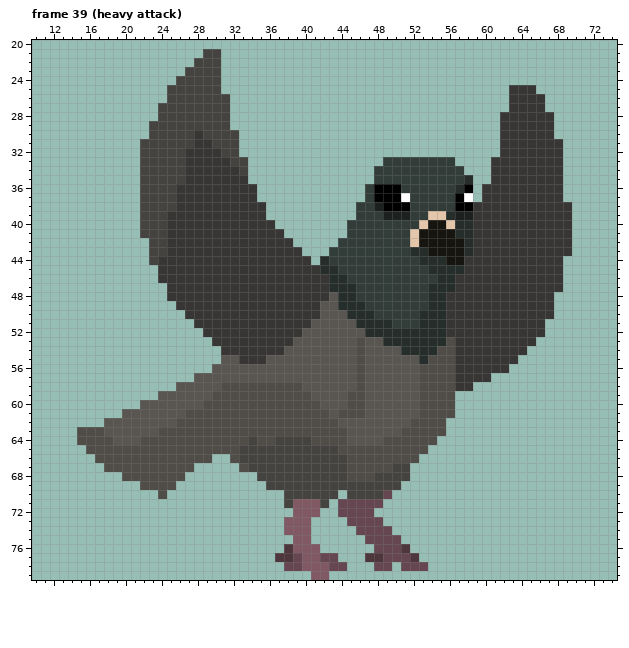
A pixel-art file gets an edit: Assets/Sprites/Characters/Enemies/Pigeons/Standard/Pigeon.aseprite. Above: the version before the commit.
80x80 pixels, 54 frames. Shown: frame 39 (heavy attack): x 10..74, y 20..79. The commit also changed other frames, which this record leaves out.
New version:
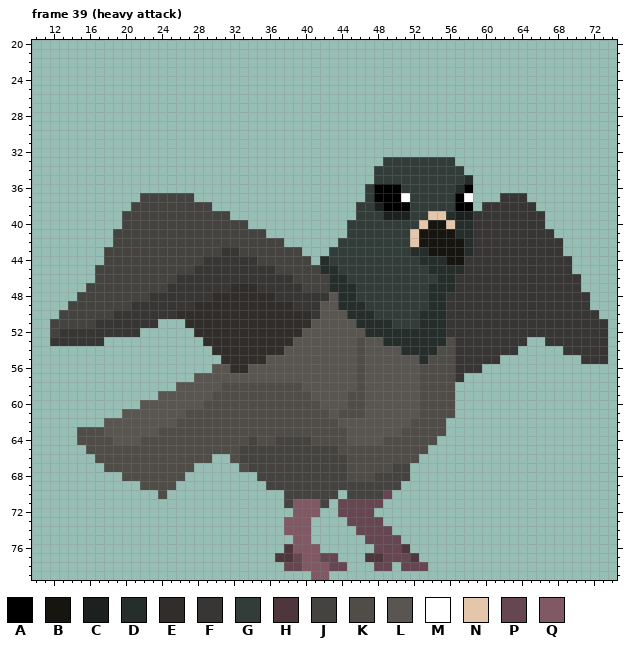
Palette (. is transparent): A #000000  B #17150f  C #1c2120  D #262e2b  E #302d2b  F #383634  G #323c39  H #4d363c  J #454340  K #504d49  L #595652  M #ffffff  N #e4c6aa  P #664751  Q #805965
Difference:
Frame 39 (heavy attack), layers "asa frente", "asa atras":
There is now colour E in row 50 at x 26; in row 51 at x 27; in row 52 at x 28; in row 53 at x 29; in row 54 at x 30.
The edit turns colour F into colour E in row 47 at x 32 to 34; in row 48 at x 30 to 36; in row 49 at x 28 to 38; in row 50 at x 27 to 40; in row 51 at x 28 to 40; in row 52 at x 29 to 39.
The edit turns colour F into colour E in row 53 at x 30 to 38; in row 54 at x 31 to 37; in row 55 at x 33 to 35.
The edit turns colour L into colour E in row 55 at x 31 to 32; in row 56 at x 32 to 33.
There is now colour F in rows 44 to 45 at x 69; in rows 46 to 47 at x 69 to 70; in row 48 at x 23 to 24 and 68 to 71; in row 49 at x 21 to 25 and 68 to 71; in row 50 at x 19 to 25 and 68 to 72; in row 51 at x 17 to 23 and 67 to 73.
There is now colour F in row 52 at x 13 to 21 and 67 to 73; in row 53 at x 12 to 17 and 67 to 73; in row 54 at x 69 to 73; in row 55 at x 71 to 73.
There is now colour J in row 38 at x 21; in rows 39 to 40 at x 20 to 21; in row 41 at x 19 to 21; in row 42 at x 19 to 22; in rows 43 to 44 at x 18 to 22; in rows 45 to 46 at x 17 to 23.
There is now colour J in row 47 at x 16 to 24; in row 48 at x 15 to 22; in row 49 at x 14 to 20; in row 50 at x 13 to 18; in row 51 at x 12 to 16; in row 52 at x 12.
The edit turns colour F into colour J in row 37 at x 26 to 27; in row 38 at x 26 to 29; in row 39 at x 25 to 31; in row 40 at x 25 to 33; in row 41 at x 25 to 35; in row 42 at x 25 to 37.
The edit turns colour F into colour J in row 43 at x 25 to 30 and 33 to 39; in row 44 at x 24 to 28 and 35 to 40; in row 45 at x 24 to 27 and 37 to 41; in row 46 at x 24 to 25 and 39 to 42; in row 47 at x 40 to 42.
The edit erases colour F in row 25 at x 63 to 65; in rows 26 to 27 at x 63 to 66; in rows 28 to 29 at x 62 to 67; in row 30 at x 28 and 62 to 67; in row 31 at x 28 to 29 and 62 to 68; in row 32 at x 27 to 30 and 62 to 68.
The edit erases colour F in row 33 at x 27 to 31 and 61 to 68; in row 34 at x 27 to 32 and 61 to 68; in row 35 at x 27 to 33 and 61 to 68; in row 36 at x 26 to 34 and 60 to 68; in row 37 at x 28 to 34, 60 to 61 and 65 to 68; in row 38 at x 30 to 35, 59 and 66 to 69.
The edit erases colour F in row 39 at x 32 to 35 and 67 to 69; in row 40 at x 34 to 36 and 67 to 69; in row 41 at x 36 to 37 and 68 to 69; in row 42 at x 38 and 69; in row 43 at x 69; in row 53 at x 65.
The edit erases colour F in row 54 at x 64; in row 55 at x 62 to 63; in row 56 at x 60 to 62; in row 57 at x 58 to 60; in row 58 at x 57 to 58.
The edit erases colour J in row 21 at x 29 to 30; in row 22 at x 28 to 30; in row 23 at x 27 to 30; in row 24 at x 26 to 30; in row 25 at x 25 to 30; in row 26 at x 25 to 31.
The edit erases colour J in rows 27 to 28 at x 24 to 31; in row 29 at x 23 to 31; in row 30 at x 23 to 27 and 29 to 32; in row 31 at x 22 to 27 and 30 to 32; in row 32 at x 22 to 26 and 31 to 32; in row 33 at x 22 to 26 and 32 to 33.
The edit erases colour J in row 34 at x 22 to 26 and 33; in row 35 at x 22 to 26; in row 36 at x 22 to 25.
Boxes around the changes in both pictures, in picture pixels (x1, y1, x2, y2):
changed: (50, 49, 329, 373)
changed: (455, 85, 608, 391)
